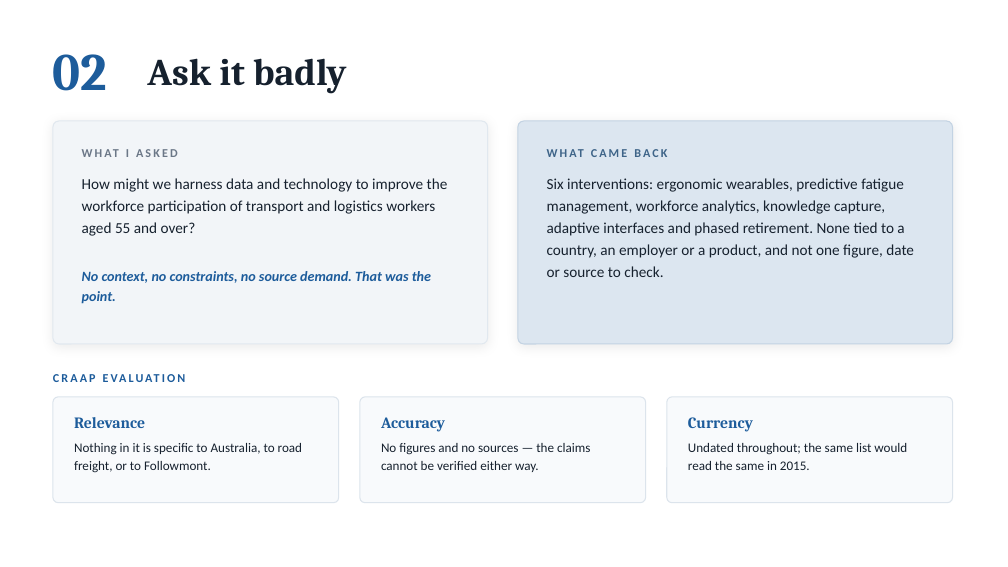
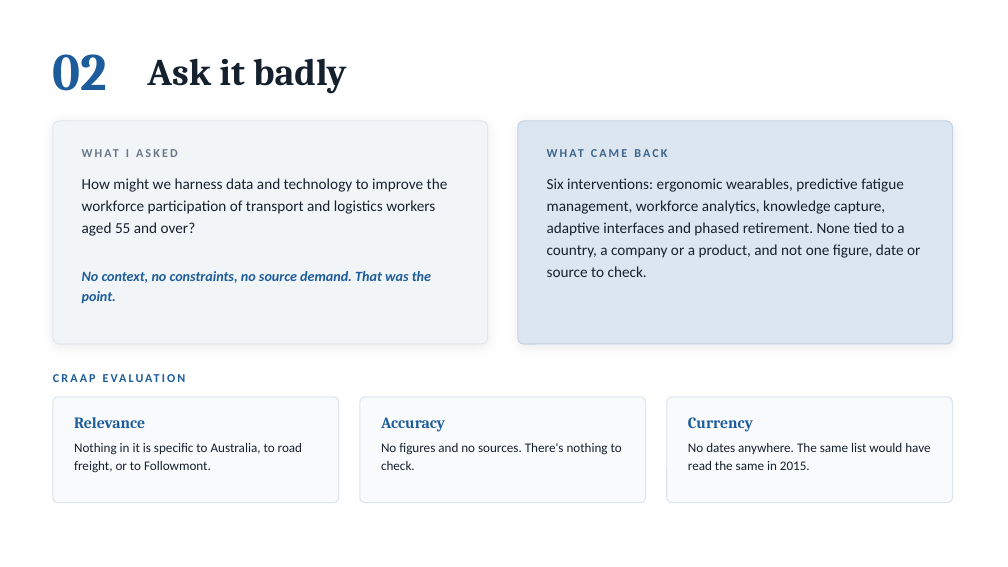
Before and after one commit to danielfrancogomez-wq/My-computer-claude-code, a slide deck: slide 6 of Followmont-Prompt-Chain.pptx. Drawn at 1008x567 pixels with LibreOffice and Linux fonts; fonts in the diff are those of the drawing. Boxes give left, top, right and bottom in pixels: in the first picture for what was removed or moved away, otherwise in the second. Text is boxed around its words. In the diff, an @@ line names an element or a change of style, - is before the commit and + after.

```diff
--- a/Followmont-Prompt-Chain.pptx
+++ b/Followmont-Prompt-Chain.pptx
@@ text at bbox=[547, 178, 920, 277]: text changed @@
-Six interventions: ergonomic wearables, predictive fatigue management, workforce analytics, knowledge capture, adaptive interfaces and phased retirement. None tied to a country, an employer or a product, and not one figure, date or source to check.
+Six interventions: ergonomic wearables, predictive fatigue management, workforce analytics, knowledge capture, adaptive interfaces and phased retirement. None tied to a country, a company or a product, and not one figure, date or source to check.
@@ text at bbox=[381, 443, 622, 470]: text changed @@
-No figures and no sources — the claims cannot be verified either way.
+No figures and no sources. There's nothing to check.
@@ text at bbox=[688, 443, 930, 470]: text changed @@
-Undated throughout; the same list would read the same in 2015.
+No dates anywhere. The same list would have read the same in 2015.
```
Also in this commit, not shown: 10 other slides changed, 1 other file.
